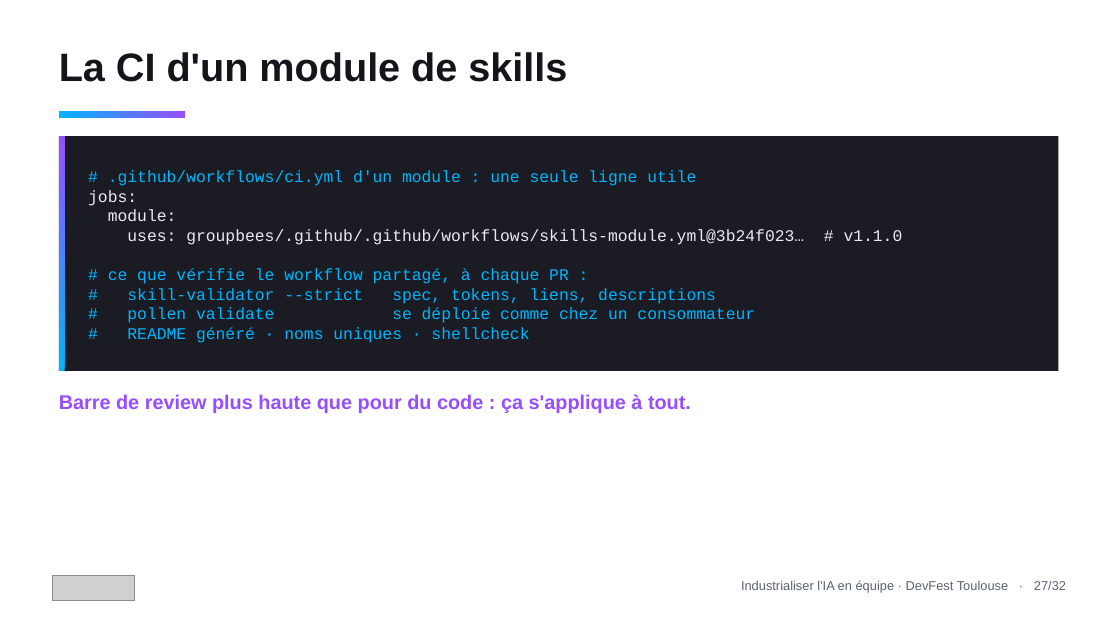
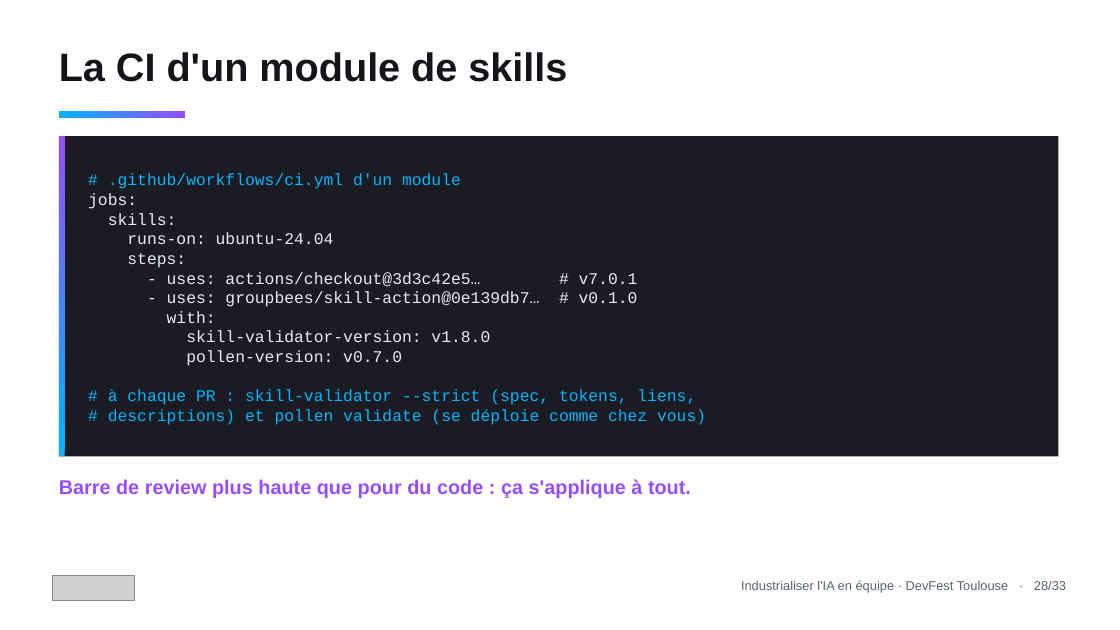
Before and after one commit to tosun-si/claude-skills-team-industrialisation, a slide deck: slide 29 of talks/slides/talk_devfest_skills.pptx (slide 28 before the commit). Drawn at 1120x630 pixels with LibreOffice and Linux fonts; fonts in the diff are those of the drawing; grey boxes stand for pictures. Boxes give left, top, right and bottom in pixels: in the first picture for what was removed or moved away, otherwise in the second. Text is boxed around its words. In the diff, an @@ line names an element or a change of style, - is before the commit and + after.

```diff
--- a/talks/slides/talk_devfest_skills.pptx
+++ b/talks/slides/talk_devfest_skills.pptx
@@ rectangle: place and size @@
-rectangle at (59, 136, 65, 371)
+rectangle at (59, 136, 65, 456)
@@ rectangle "# .github/workflows/ci.yml d'un module": place and size @@
-rectangle "# .github/workflows/ci.yml d'un module" at (59, 136, 1059, 371)
+rectangle "# .github/workflows/ci.yml d'un module" at (59, 136, 1059, 456)
@@ text in rectangle at (108, 173, 461, 189): text changed @@
-# .github/workflows/ci.yml d'un module : une seule ligne utile
+# .github/workflows/ci.yml d'un module
@@ text in rectangle at (108, 213, 706, 425): text changed; text colour #00B5FB to #E8EAF2 @@
-module:
-uses: groupbees/.github/.github/workflows/skills-module.yml@3b24f023… # v1.1.0
-# ce que vérifie le workflow partagé, à chaque PR :
-# skill-validator --strict spec, tokens, liens, descriptions
-# pollen validate se déploie comme chez un consommateur
-# README généré · noms uniques · shellcheck
+skills:
+runs-on: ubuntu-24.04
+steps:
+- uses: actions/checkout@3d3c42e5… # v7.0.1
+- uses: groupbees/skill-action@0e139db7… # v0.1.0
+with:
+skill-validator-version: v1.8.0
+pollen-version: v0.7.0
+# à chaque PR : skill-validator --strict (spec, tokens, liens,
+# descriptions) et pollen validate (se déploie comme chez vous)
@@ text "Barre de review plus haute ...": place and size @@
-text "Barre de review plus haute ..." at (59, 394, 691, 413)
+text "Barre de review plus haute ..." at (59, 479, 691, 498)
@@ text at (741, 580, 1066, 593): text changed @@
-Industrialiser l'IA en équipe · DevFest Toulouse · 27/32
+Industrialiser l'IA en équipe · DevFest Toulouse · 28/33
```
Also in this commit, not shown: 31 other slides changed, 1 slide added, 4 other files.
